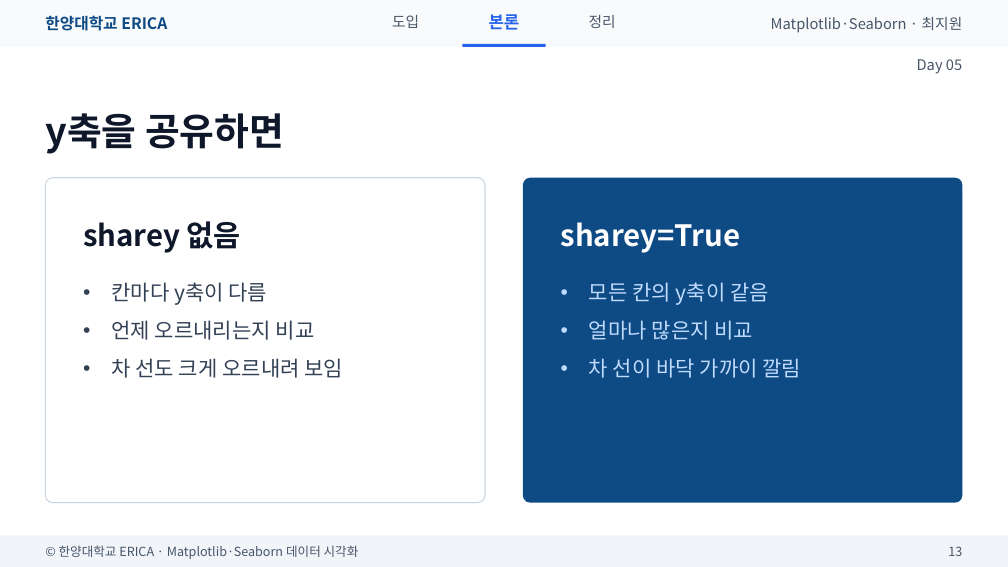
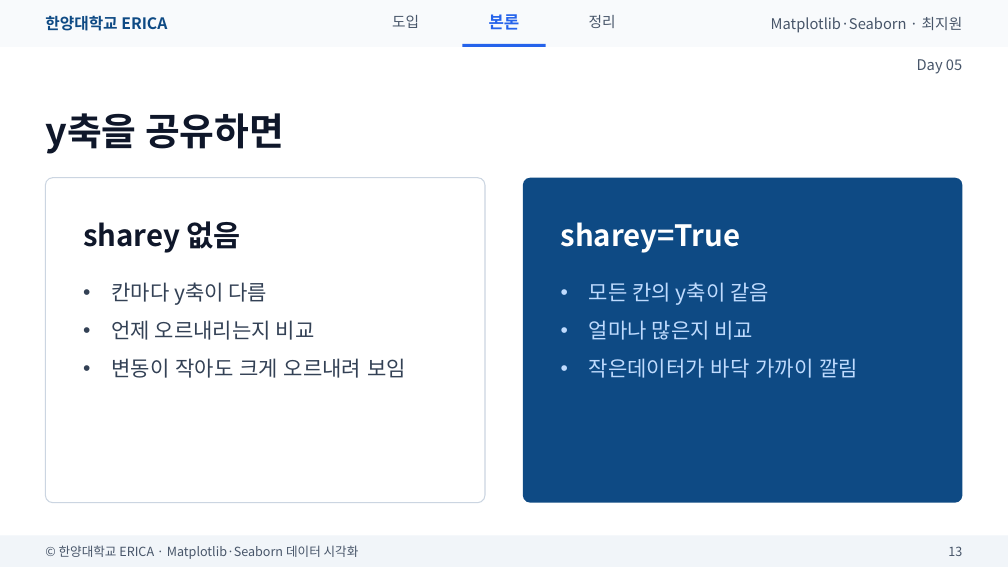
Before and after one commit to wonguwon/generate_lesson, a slide deck: slide 13 of materials/matplotlib-seaborn/ppt/Day05/Day05_꾸미기와여러그래프.pptx. Drawn at 1008x567 pixels with LibreOffice and Linux fonts; fonts in the diff are those of the drawing. Boxes give left, top, right and bottom in pixels: in the first picture for what was removed or moved away, otherwise in the second. Text is boxed around its words. In the diff, an @@ line names an element or a change of style, - is before the commit and + after.

```diff
--- a/materials/matplotlib-seaborn/ppt/Day05/Day05_꾸미기와여러그래프.pptx
+++ b/materials/matplotlib-seaborn/ppt/Day05/Day05_꾸미기와여러그래프.pptx
@@ text at bbox=[112, 358, 406, 378]: text changed @@
-• 차 선도 크게 오르내려 보임
+• 변동이 작아도 크게 오르내려 보임
@@ text at bbox=[589, 358, 858, 378]: text changed @@
-• 차 선이 바닥 가까이 깔림
+• 작은데이터가 바닥 가까이 깔림
```
Also in this commit, not shown: 6 other slides changed, 1 slide removed, 7 other files.
